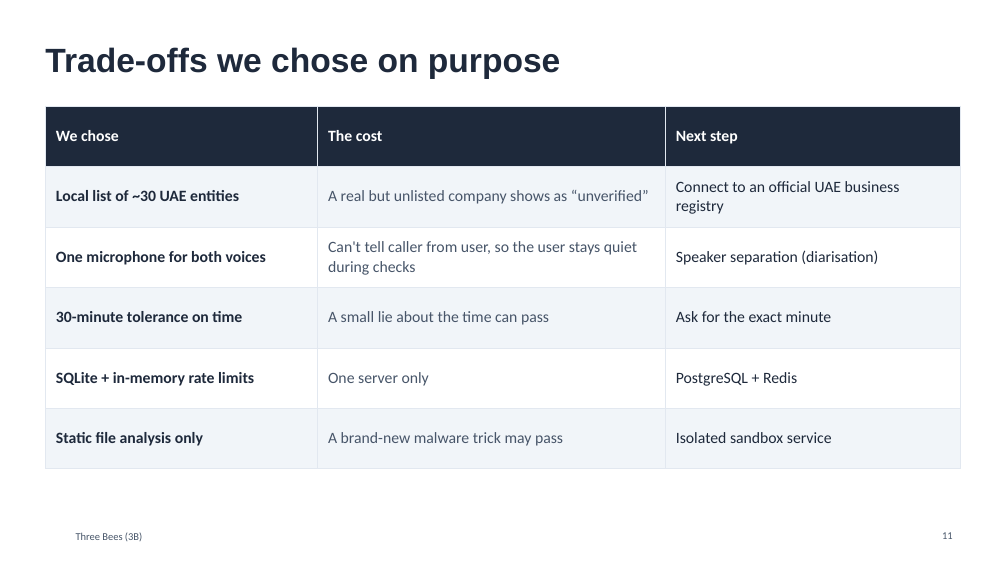
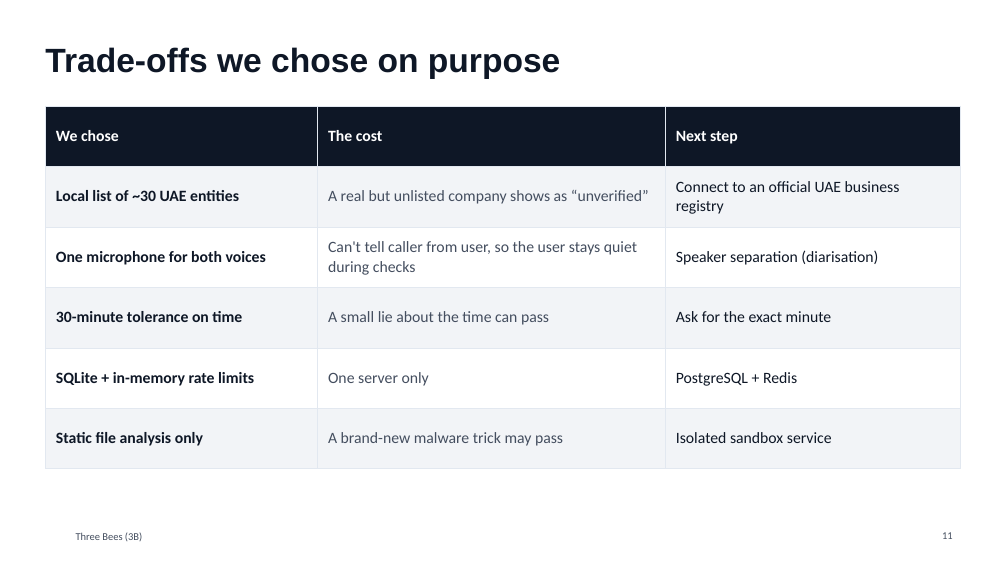
Before and after one commit to Mezx-1/three-bees, a slide deck: slide 11 of docs/presentation/ThreeBees_3B.pptx. Drawn at 1008x567 pixels with LibreOffice and Linux fonts; fonts in the diff are those of the drawing; background and template pictures are left out. Boxes give left, top, right and bottom in pixels: in the first picture for what was removed or moved away, otherwise in the second. Text is boxed around its words. In the diff, an @@ line names an element or a change of style, - is before the commit and + after.

```diff
--- a/docs/presentation/ThreeBees_3B.pptx
+++ b/docs/presentation/ThreeBees_3B.pptx
@@ title "Trade-offs we chose on purpose" at box(45, 47, 560, 79): text colour #1E293B to #0E1726 @@
@@ table at box(45, 106, 960, 450) @@
@@ fill #1E293B to #0E1726 in row 1 @@
@@ fill #F1F5F9 to #F2F4F7 in 9 cells @@
@@ text colour #1E293B to #0E1726 in "Local list of ~30 UAE entities", "Connect to an official UAE business registry", "One microphone for both voices", "Speaker separation (diarisation)" and 6 more places @@
@@ text colour #475569 to #444E5F in "A real but unlisted company shows as ...", "Can't tell caller from user, so the ...", "A small lie about the time can ...", "One server only" and 1 more places @@
```
Also in this commit, not shown: 12 other slides changed, 3 other files.
